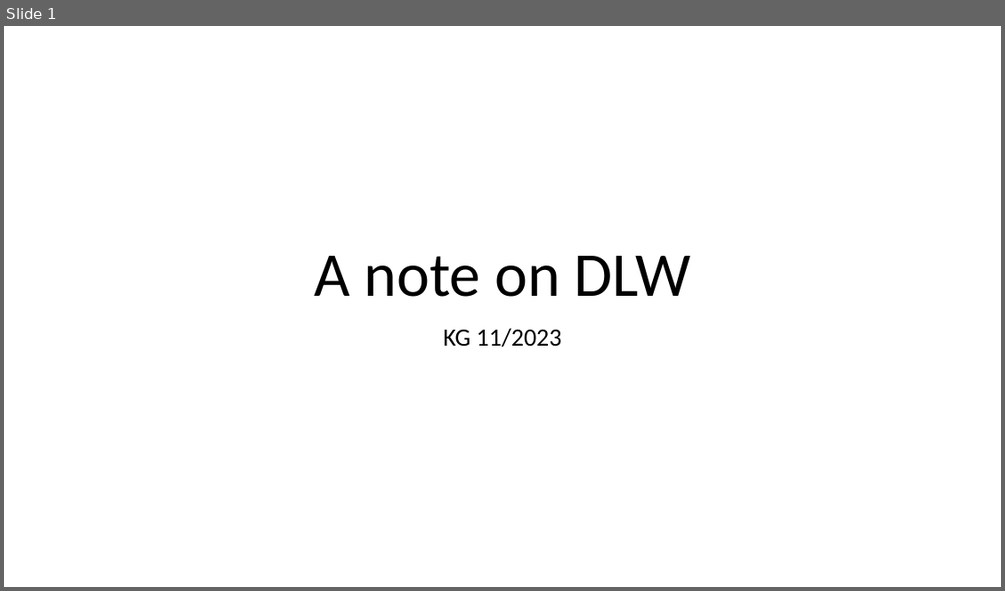
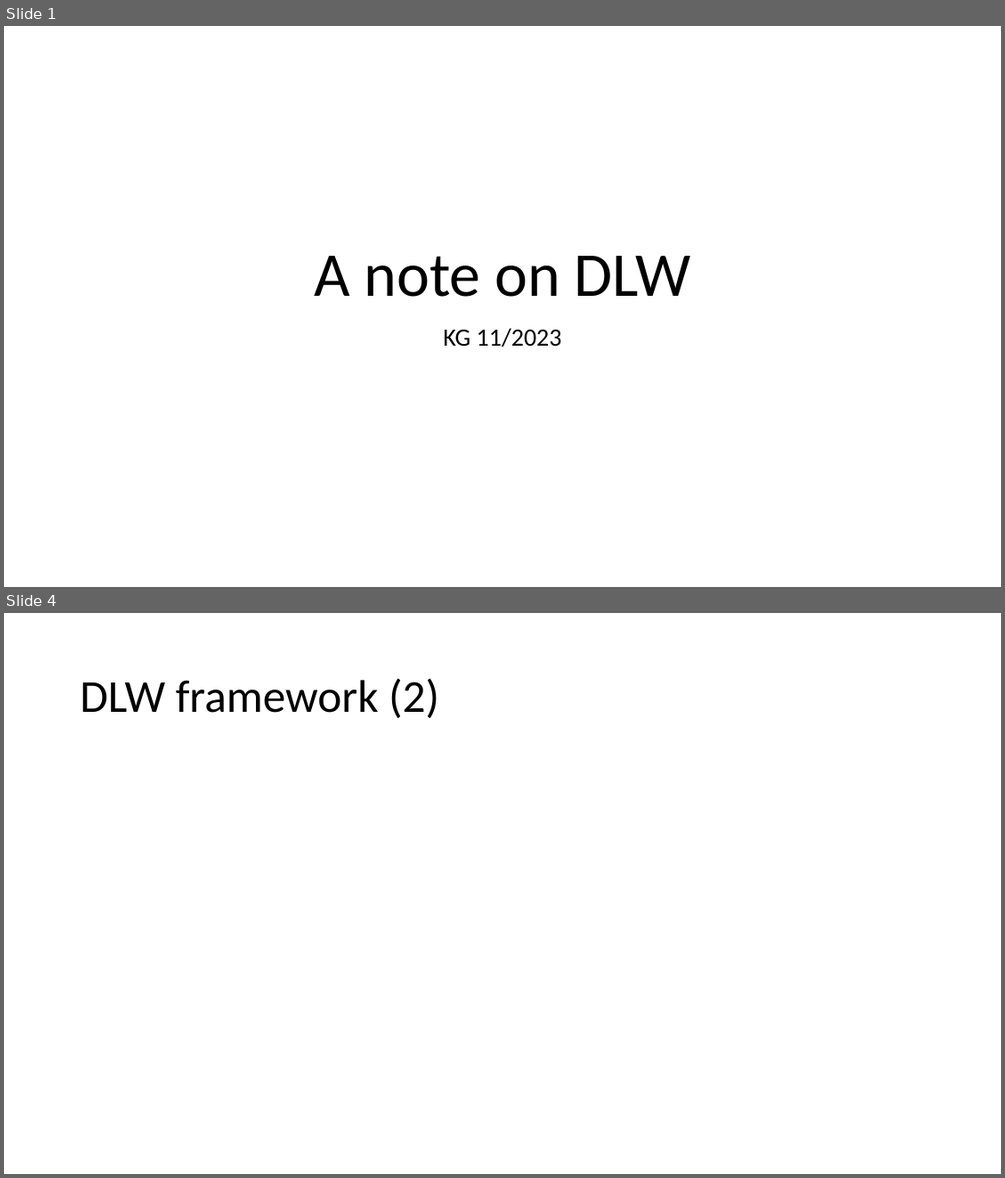
Before and after one commit to imedkrisna/Foodbi, a slide deck: etc/DLW.pptx. Shown one above the other, each under a label of ours: slide 1 before the commit, slides 1 and 4 after it; the slides between them are not shown. The pictures are 1005x591 and 1005x1178 pixels, drawn with LibreOffice and Linux fonts; fonts in the diff are those of the drawing; grey boxes stand for pictures. Boxes give left, top, right and bottom in pixels: in the first picture for what was removed or moved away, otherwise in the second. Text is boxed around its words. In the diff, an @@ line names an element or a change of style, - is before the commit and + after.

```diff
--- a/etc/DLW.pptx
+++ b/etc/DLW.pptx
@@ slide 4 added at <box>4,613,1001,1174</box>, background #FFFFFF @@
@@ title added at <box>80,678,439,718</box>, 44 pt, text #000000 @@
+DLW framework (2)
```
Also in this commit, not shown: 2 other slides added, 1 slide removed.
